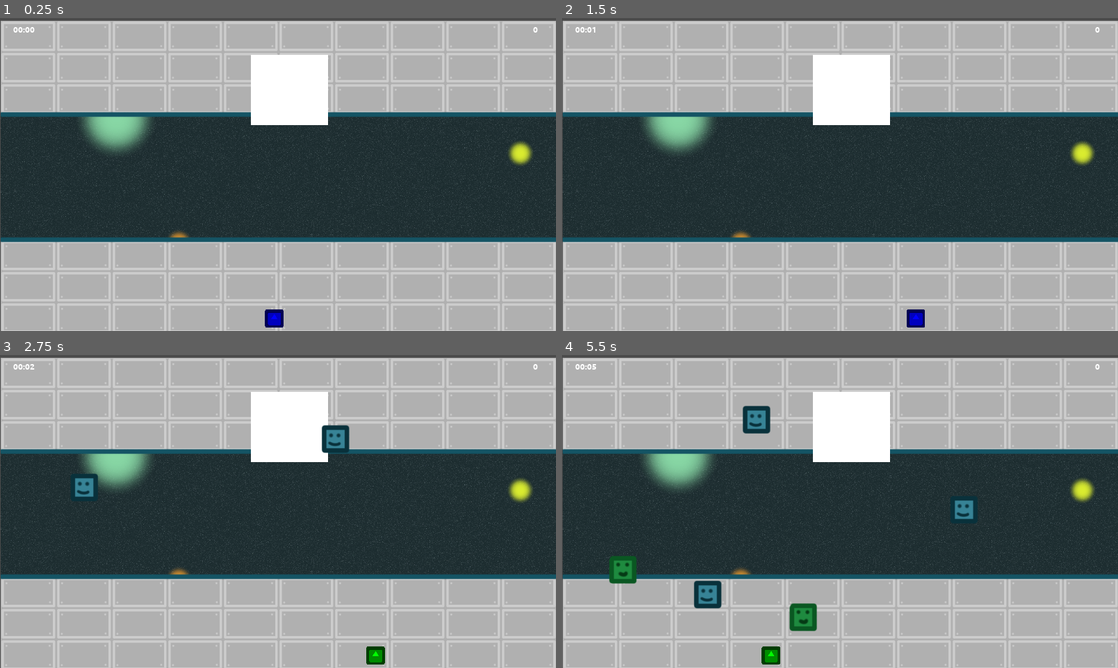
Above: before the commit, frames 1-4 (two rows, left to right).
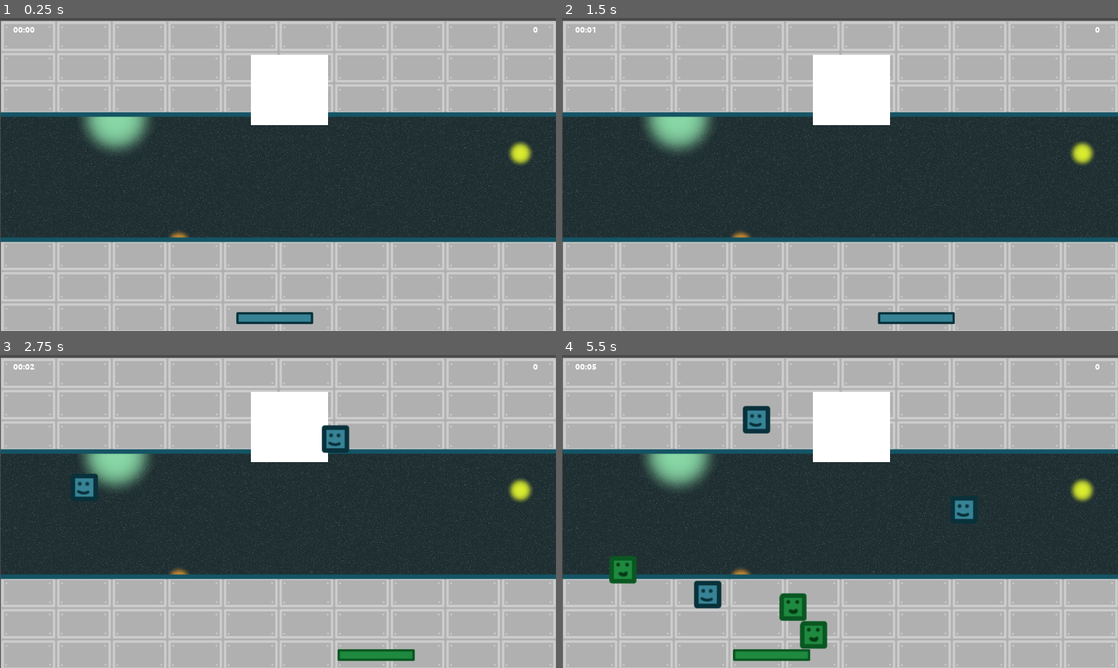
Above: after the commit, the same moments.

Repository: moisesjbc/ludum-dare-53
Game: Godot game, scene res://gameplay/main/main.tscn
Same seed, same stepped clock (60 frames per second), same inputs: the game is played once before the commit and once after it. The engine's default icon, where the game draws it, is replaced by a stand-in: a white triangle on a blue panel in a dark square.
Inputs:
- Up to frame 1 (0.25 s): no input
- Up to frame 2 (1.5 s): tap Enter at 0.5 s; hold Right (ui_right) 0.53-1.28 s; tap Space at 0.6, 0.77, 1.07, 1.35 s; hold Left (ui_left) from 1.28 s (still down)
- Up to frame 3 (2.75 s): tap Space at 1.52, 1.82, 2.1 s; release Left (ui_left) at 2.03 s; hold Right (ui_right) from 2.03 s (still down)
- Up to frame 4 (5.5 s): tap Space at 2.85, 3.02, 3.32, 3.6, 3.77, 4.07, 4.35, 4.52, 4.82, 5.1 s; release Right (ui_right) at 3.53 s; hold Left (ui_left) from 3.53 s (still down)

The runs differ from the first frame. In frame 1, 0.6% of the frame differs, in the area x 42-57%, y 93-99%; in frame 2, 0.6%; in frame 3, 0.6%; in frame 4, 1.6%, in the area x 30-48%, y 76-99%.

Commit message:
Add player sprite

Diff:
--- a/godot-project/gameplay/player/player.gd
+++ b/godot-project/gameplay/player/player.gd
@@ -25,7 +25,8 @@
 
 func set_type(new_type):
 	type = new_type
-	$sprite.modulate = colors[type]
+	$blue_sprite.visible = type == 0
+	$green_sprite.visible = type != 0
 	for box in $boxes.get_children():
 		box.set_type(new_type)
 
--- a/godot-project/gameplay/player/player.tscn
+++ b/godot-project/gameplay/player/player.tscn
@@ -1,18 +1,23 @@
-[gd_scene load_steps=4 format=2]
+[gd_scene load_steps=5 format=2]
 
-[ext_resource path="res://icon.png" type="Texture" id=1]
+[ext_resource path="res://gameplay/player/blue_player.png" type="Texture" id=1]
 [ext_resource path="res://gameplay/player/player.gd" type="Script" id=2]
+[ext_resource path="res://gameplay/player/green_player.png" type="Texture" id=3]
 
 [sub_resource type="RectangleShape2D" id=1]
-extents = Vector2( 32, 32 )
+extents = Vector2( 133.5, 21.5 )
 
 [node name="player" type="KinematicBody2D" groups=["boxes"]]
 script = ExtResource( 2 )
 
-[node name="sprite" type="Sprite" parent="."]
+[node name="blue_sprite" type="Sprite" parent="."]
 texture = ExtResource( 1 )
 
+[node name="green_sprite" type="Sprite" parent="."]
+texture = ExtResource( 3 )
+
 [node name="collision_shape" type="CollisionShape2D" parent="."]
+position = Vector2( 1.5, -1.5 )
 shape = SubResource( 1 )
 
 [node name="boxes" type="Node2D" parent="."]
Binary file added: godot-project/gameplay/player/blue_player.png
Not shown, added: godot-project/gameplay/player/blue_player.png.import
Binary file added: godot-project/gameplay/player/green_player.png
Not shown, added: godot-project/gameplay/player/green_player.png.import
Not shown, added: design/player.xcf
